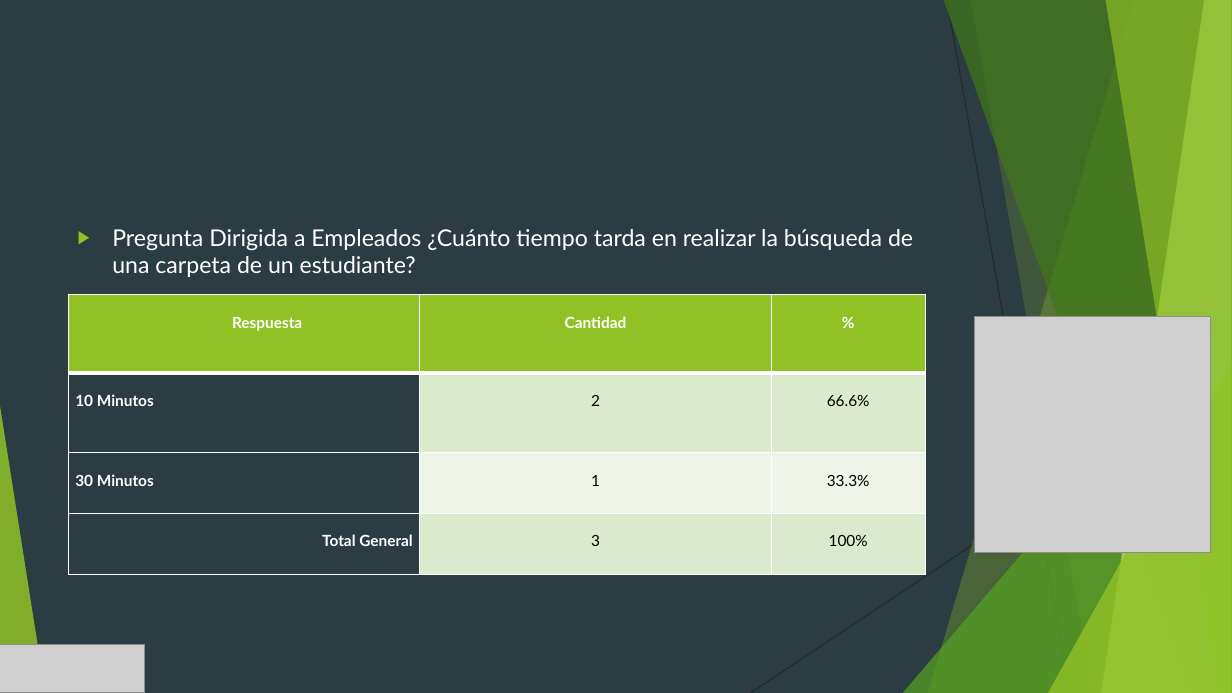
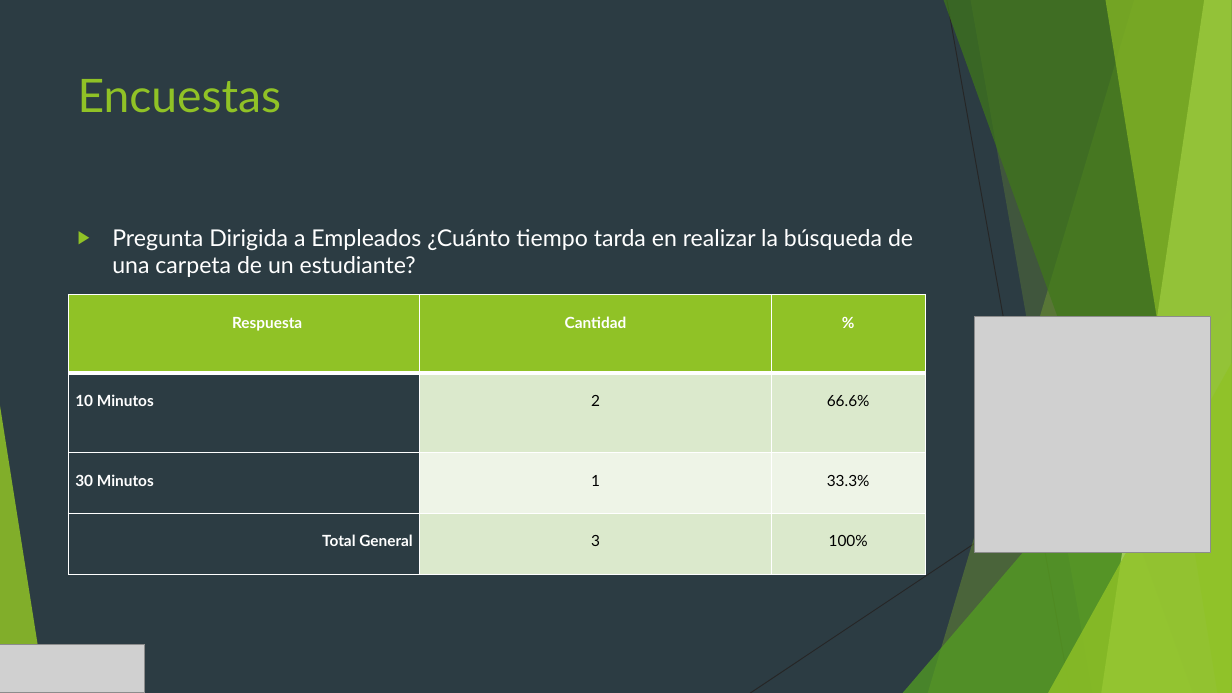
Before and after one commit to JefersonGuevara/Cru_Portal, a slide deck: slide 9 of Documentacion/SISTEMA DE INFORMACIÓN PARA LA GESTIÓN DE ADMISIONES.pptx. Drawn at 1232x693 pixels with LibreOffice and Linux fonts; fonts in the diff are those of the drawing; grey boxes stand for pictures. Boxes give left, top, right and bottom in pixels: in the first picture for what was removed or moved away, otherwise in the second. Text is boxed around its words. In the diff, an @@ line names an element or a change of style, - is before the commit and + after.

```diff
--- a/Documentacion/SISTEMA DE INFORMACIÓN PARA LA GESTIÓN DE ADMISIONES.pptx
+++ b/Documentacion/SISTEMA DE INFORMACIÓN PARA LA GESTIÓN DE ADMISIONES.pptx
@@ title added at (x1=78, y1=79, x2=281, y2=113), 36 pt, text #90C226 @@
+Encuestas
```
Also in this commit, not shown: 4 other slides changed, 1 other file.
